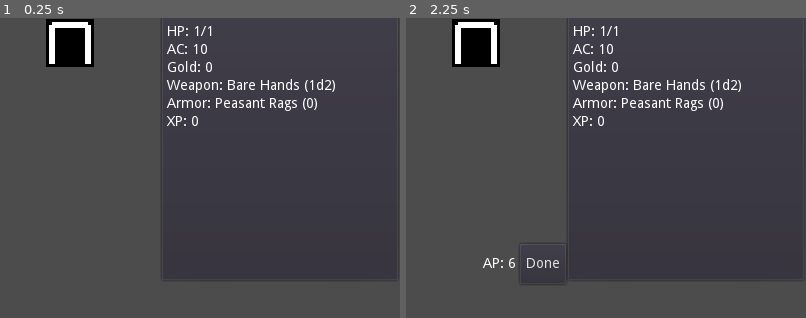
Above: before the commit, frames 1-2 (left to right).
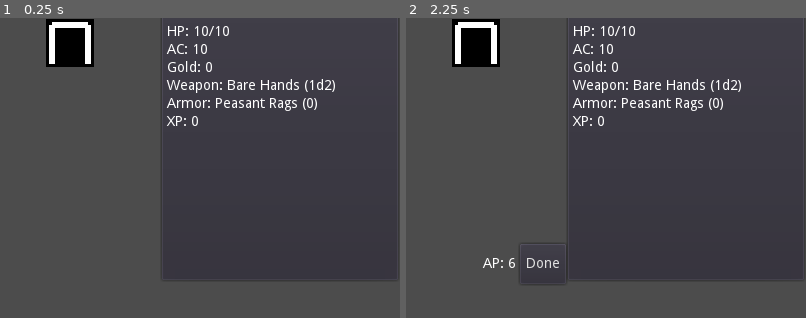
Above: after the commit, the same moments.

Repository: doctor-g/7DRL-2021
Game: Godot game, scene res://src/Game.tscn
Same seed, same stepped clock (60 frames per second), same inputs: the game is played once before the commit and once after it.
Inputs:
- Up to frame 1 (0.25 s): no input
- Up to frame 2 (2.25 s): click "Ready to Adventure" at 0.5 s; click "Done" at 1.25 s; click "Ready to Adventure" at 2 s
The pictures show only the part of the screen within x 50-100%, y 10-60%; the shares and areas given below are measured in that part.

The runs differ from the first frame. In frame 1, 0.1% of the frame differs, in the area x 50-58%, y 2-6%; in frame 2, 0.1%.

Commit message:
Revert to 10 health
The value of 1 health was leftover from testing

Diff:
--- a/project/src/Player.gd
+++ b/project/src/Player.gd
@@ -17,7 +17,7 @@
 var constitution := 0 setget _set_constitution
 var intelligence := 0 setget _set_intelligence
 
-var max_hp := 1 + constitution
+var max_hp := 10 + constitution
 var hp := max_hp setget _set_hp
 var weapon = _make_starting_weapon() setget _set_weapon
 var armor = _make_starting_armor() setget _set_armor
